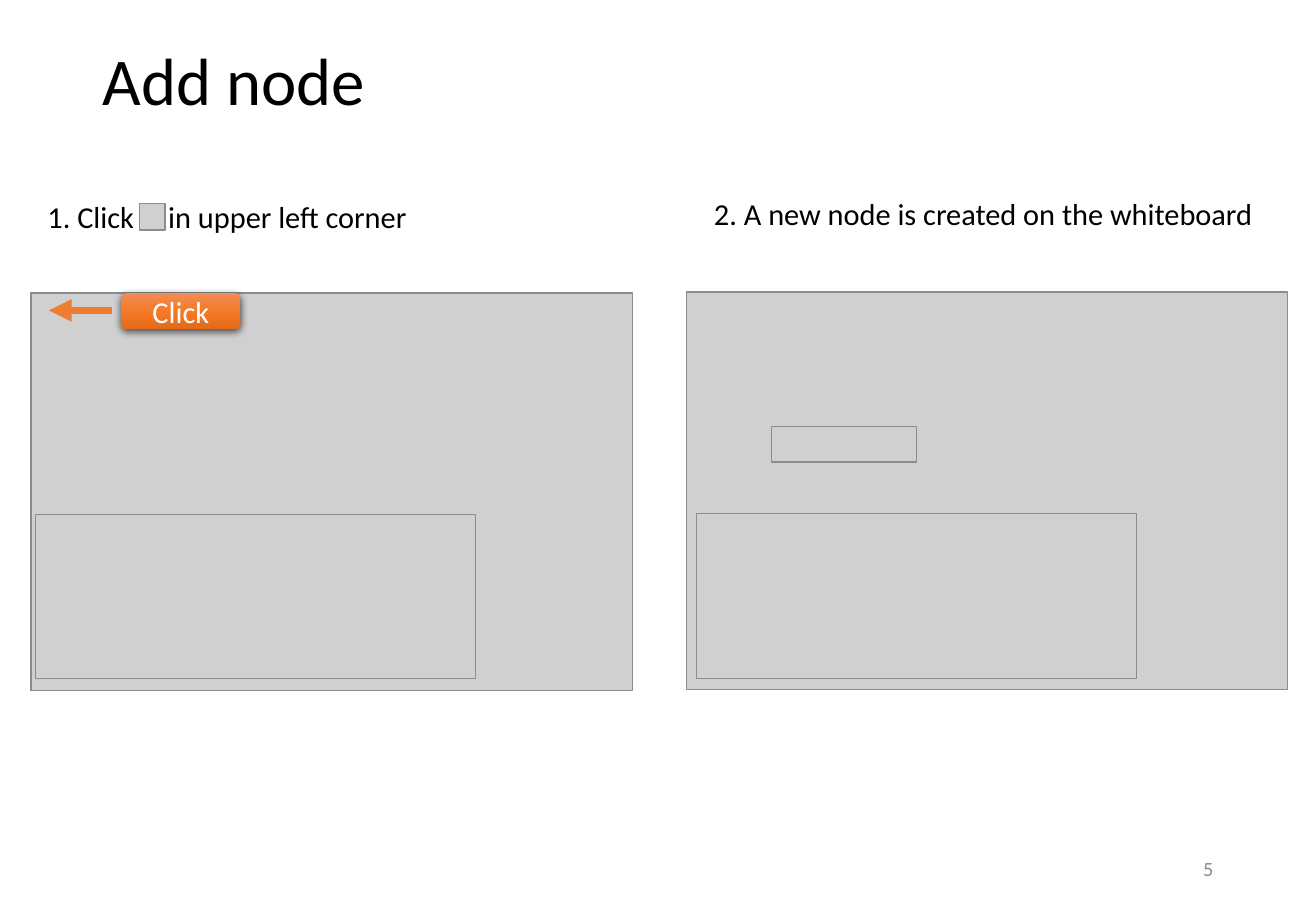
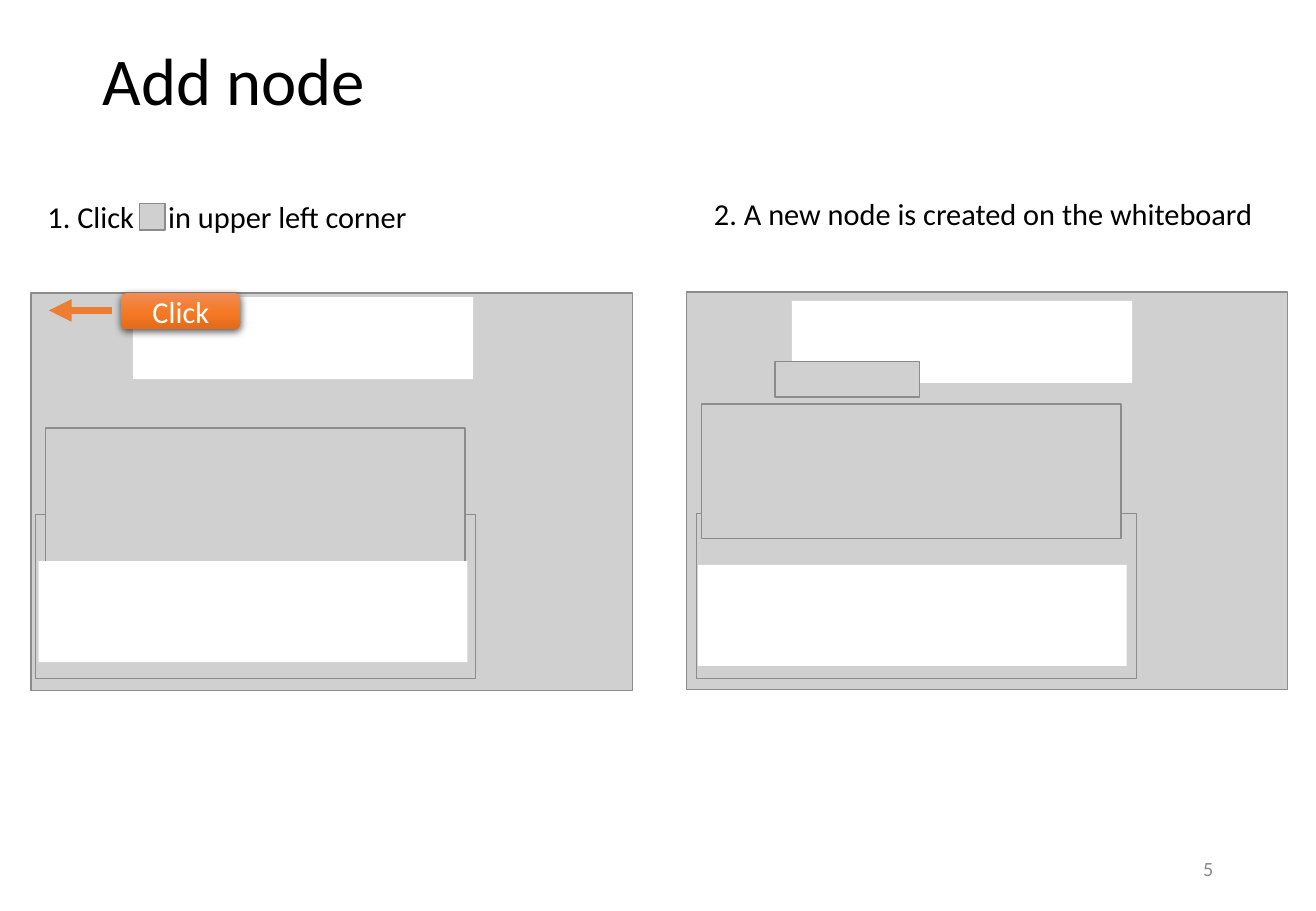
Before and after one commit to phuse-org/LinkedDataWorkshop, a slide deck: slide 5 of CSS2019/doc/GraphEditor introduction.pptx. Drawn at 1316x911 pixels with LibreOffice and Linux fonts; fonts in the diff are those of the drawing; grey boxes stand for pictures. Boxes give left, top, right and bottom in pixels: in the first picture for what was removed or moved away, otherwise in the second. Text is boxed around its words. In the diff, an @@ line names an element or a change of style, - is before the commit and + after.

```diff
--- a/CSS2019/doc/GraphEditor introduction.pptx
+++ b/CSS2019/doc/GraphEditor introduction.pptx
@@ rectangle added at [132,298,473,380], fill #FFFFFF @@
@@ rectangle added at [792,301,1133,384], fill #FFFFFF @@
@@ picture: place and size @@
-picture at [772,427,916,462]
+picture at [775,361,920,396]
@@ picture added at [702,405,1122,540] @@
@@ picture added at [46,428,465,563] @@
@@ rectangle added at [39,561,468,662], fill #FFFFFF @@
@@ rectangle added at [697,565,1126,666], fill #FFFFFF @@
```
Also in this commit, not shown: 3 other slides changed, 2 other files.
